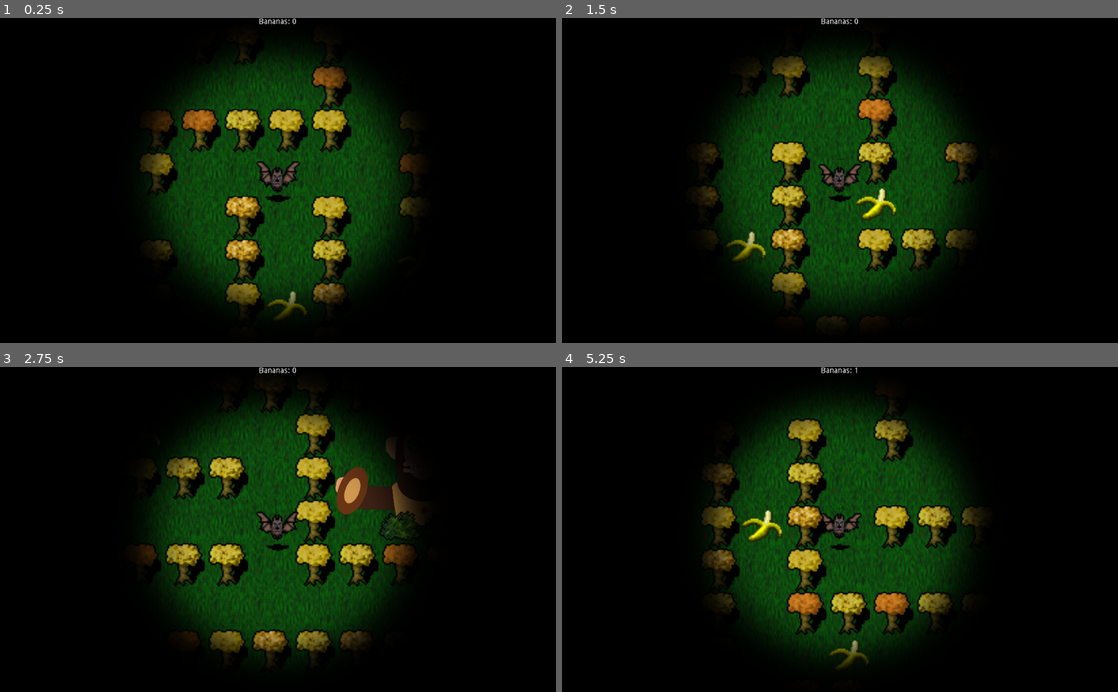
Above: before the commit, frames 1-4 (two rows, left to right).
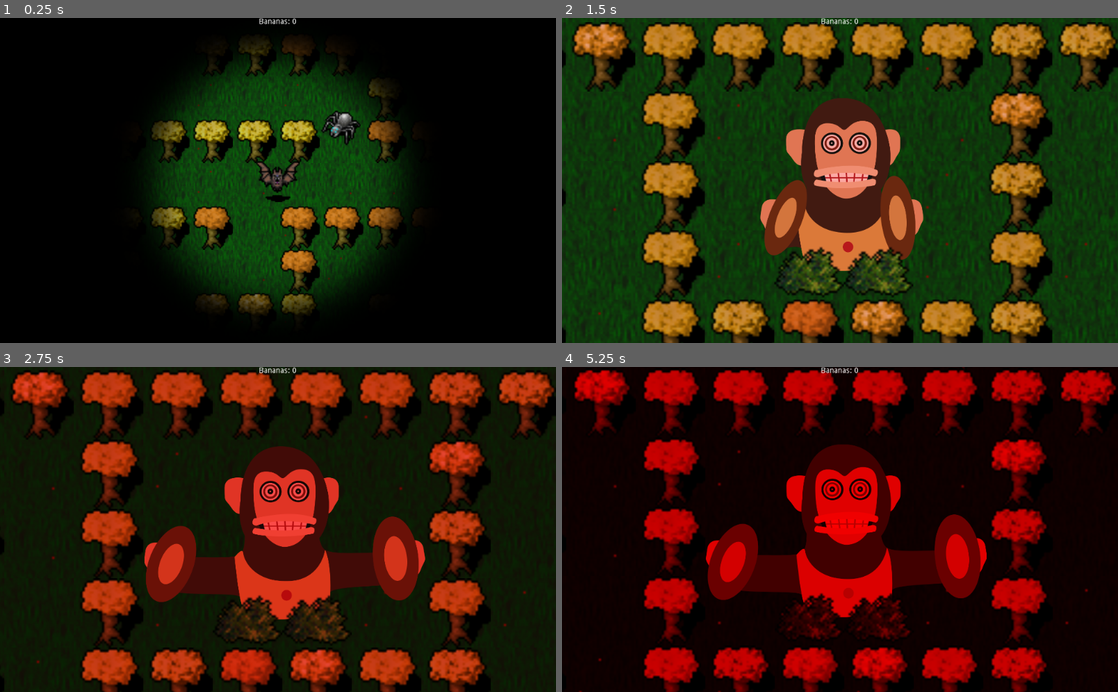
Above: after the commit, the same moments.

Repository: paavonelimarkka/whackman
Game: Godot game, scene res://Map.tscn
Same seed, same stepped clock (60 frames per second), same inputs: the game is played once before the commit and once after it. This scene is started directly instead of the project's main scene.
Inputs:
- Up to frame 1 (0.25 s): no input
- Up to frame 2 (1.5 s): hold D (right) 0.53-1.28 s; hold Space (camera_swap) 0.53-1.28 s; hold S (down) from 1.28 s (still down); tap Space (camera_swap) at 1.35 s
- Up to frame 3 (2.75 s): release S (down) at 2.03 s; hold D (right) from 2.03 s (still down); hold Space (camera_swap) from 2.03 s (still down)
- Up to frame 4 (5.25 s): release D (right) at 2.78 s; release Space (camera_swap) at 2.78 s; hold W (up) 2.78-3.53 s; tap Space (camera_swap) at 2.85, 4.35 s; hold Space (camera_swap) 3.53-4.28 s; hold A (left) 3.53-5.03 s; hold S (down) from 5.03 s (still down); hold Space (camera_swap) from 5.03 s (still down)

The runs differ from the first frame. In frame 1, 15% of the frame differs, in the area x 25-76%, y 6-93%; in frame 2, 82%, in the area x 0-100%, y 0-100%; in frame 3, 61%; in frame 4, 50%.

Commit message:
Change collision check of enemies into group name check

Diff:
--- a/Map.tscn
+++ b/Map.tscn
@@ -116,7 +116,7 @@
 tile_data = PoolIntArray( -589824, 3, 0, -589822, 3, 0, -589820, 6, 0, -589818, 5, 0, -589816, 4, 0, -589811, 6, 0, -58 …(14805 unchanged characters)…
 
 [node name="Player" parent="." instance=ExtResource( 3 )]
-position = Vector2( 234, 181 )
+position = Vector2( 737, 173 )
 collision_layer = 8
 collision_mask = 22
 
@@ -130,7 +130,6 @@
 
 [node name="Enemy" parent="." instance=ExtResource( 4 )]
 position = Vector2( 49, 48 )
-collision_layer = 16
 collision_mask = 0
 
 [node name="Navigation2D" type="Navigation2D" parent="."]
@@ -170,16 +169,16 @@
 stream = ExtResource( 14 )
 autoplay = true
 
-[node name="KinematicBody2D2" parent="." instance=ExtResource( 4 )]
+[node name="Enemy2" parent="." instance=ExtResource( 4 )]
 position = Vector2( 660, 431 )
 
-[node name="KinematicBody2D3" parent="." instance=ExtResource( 4 )]
+[node name="Enemy3" parent="." instance=ExtResource( 4 )]
 position = Vector2( 782, 118 )
 
-[node name="KinematicBody2D4" parent="." instance=ExtResource( 4 )]
+[node name="Enemy4" parent="." instance=ExtResource( 4 )]
 position = Vector2( 309, 496 )
 
-[node name="KinematicBody2D5" parent="." instance=ExtResource( 4 )]
+[node name="Enemy5" parent="." instance=ExtResource( 4 )]
 position = Vector2( 949, 302 )
 
 [connection signal="body_entered" from="Trap" to="." method="_on_Trap_body_entered"]
--- a/game objects/enemy.tscn
+++ b/game objects/enemy.tscn
@@ -63,7 +63,9 @@
 "speed": 5.0
 } ]
 
-[node name="KinematicBody2D2" type="KinematicBody2D" groups=["enemy"]]
+[node name="Enemy" type="KinematicBody2D" groups=["enemy"]]
+collision_layer = 16
+collision_mask = 8
 script = ExtResource( 2 )
 __meta__ = {
 "_edit_group_": true
@@ -75,7 +77,7 @@
 [node name="AnimatedSprite" type="AnimatedSprite" parent="."]
 position = Vector2( 0, 4 )
 frames = SubResource( 12 )
-frame = 4
+frame = 6
 speed_scale = 3.0
 playing = true
 
--- a/game objects/player.gd
+++ b/game objects/player.gd
@@ -53,7 +53,7 @@
 
 	var collision = move_and_collide(velocity * delta)
 	if collision:
-		if (collision.collider.name == 'Enemy') && !game_over:
+		if (collision.collider.is_in_group('enemy')) && !game_over:
 			game_over = true
 			apina.stop_and_shake()
 			animationPlayer.play("fade_to_red")
